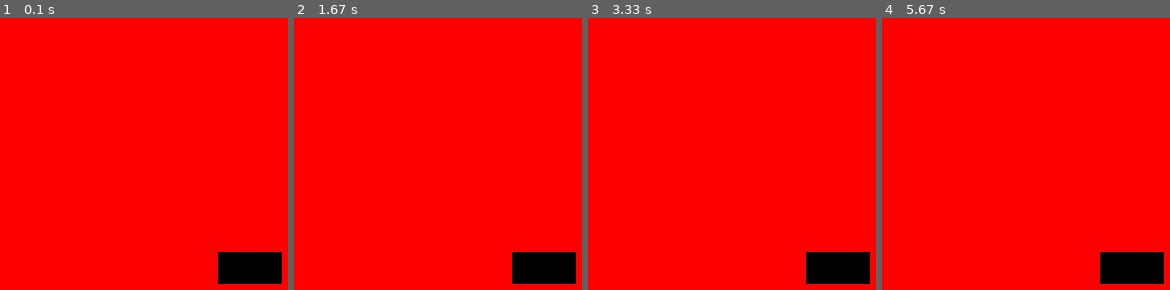
Above: before the commit, frames 1-4 (left to right).
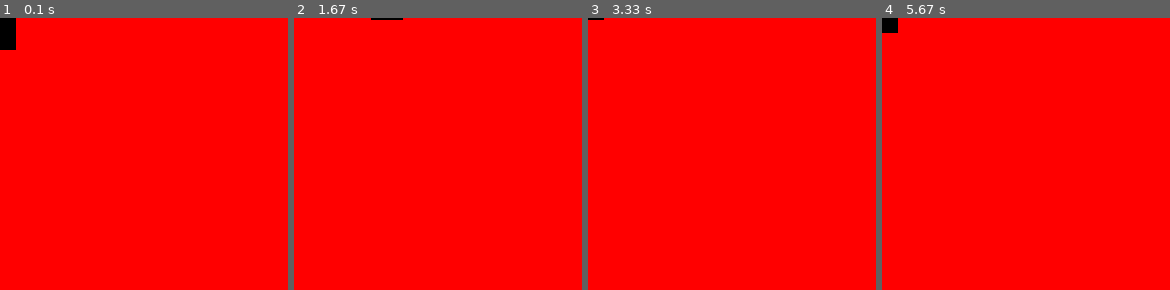
Above: after the commit, the same moments.

Repository: joscor34/juego_pygame_valley
Game: pygame game, started from code/main.py
The game is run twice, just before and just after one commit, with the same random seed, the same clock (stepped at 60 frames per second) and the same inputs.
Inputs:
- Up to frame 1 (0.1 s): no input
- Up to frame 2 (1.67 s): hold D 0.33-0.8 s; hold W 0.83-1.13 s; hold D 1.17-1.63 s
- Up to frame 3 (3.33 s): hold A 1.67-2.2 s; hold S 2.23-2.53 s; hold A 2.57-2.97 s; hold W from 3 s (still down)
- Up to frame 4 (5.67 s): release W at 3.37 s; hold S 4.07-4.43 s; hold A 4.47-4.93 s; hold D 4.97-5.43 s; hold W from 5.47 s (still down)

The runs differ from the first frame. In frame 1, 3.3% of the frame differs, in the area x 0-98%, y 0-98%; in frame 2, 2.7%; in frame 3, 2.7%; in frame 4, 2.9%.

Commit message:
Se agregó el movimiento del personaje

Diff:
--- a/code/level.py
+++ b/code/level.py
@@ -23,5 +23,6 @@
 
     # Se dibujan nuestros sprites en toda la superficie de la pantalla
     self.all_sprites.draw(self.display_surface)
+
     # Actualizamos esos sprites
-    self.all_sprites.update()
+    self.all_sprites.update(dt)
--- a/code/player.py
+++ b/code/player.py
@@ -5,7 +5,51 @@
   def __init__(self, pos, group):
     super().__init__(group)
 
-    self.image = pygame.Surface((64,32))
+    # Se configuran las propiedades de nuestro personaje
+    self.image = pygame.Surface((32,64))
     self.image.fill('black')
 
     self.rect = self.image.get_rect(center = pos)
+
+    # Configuración para el movimiento
+    self.direction = pygame.math.Vector2(self.rect.center)
+
+    self.pos = pygame.math.Vector2()
+
+    self.speed = 100
+
+    # (x,y)
+
+
+  def input(self):
+
+    keys = pygame.key.get_pressed()
+    # --------------------------------------
+    if keys[pygame.K_w]:
+      self.direction.y = -1
+
+    elif keys[pygame.K_s]:
+      self.direction.y = 1
+
+    else:
+      self.direction.y = 0
+    # --------------------------------------
+    if keys[pygame.K_a]:
+      self.direction.x = -1
+
+    elif keys[pygame.K_d]:
+      self.direction.x = 1
+
+    else:
+      self.direction.x = 0
+    # --------------------------------------
+
+    print(self.direction)
+
+  def move(self, dt):
+    self.pos += self.direction * self.speed * dt
+    self.rect.center = self.pos
+
+  def update(self, dt):
+    self.input()
+    self.move(dt)
